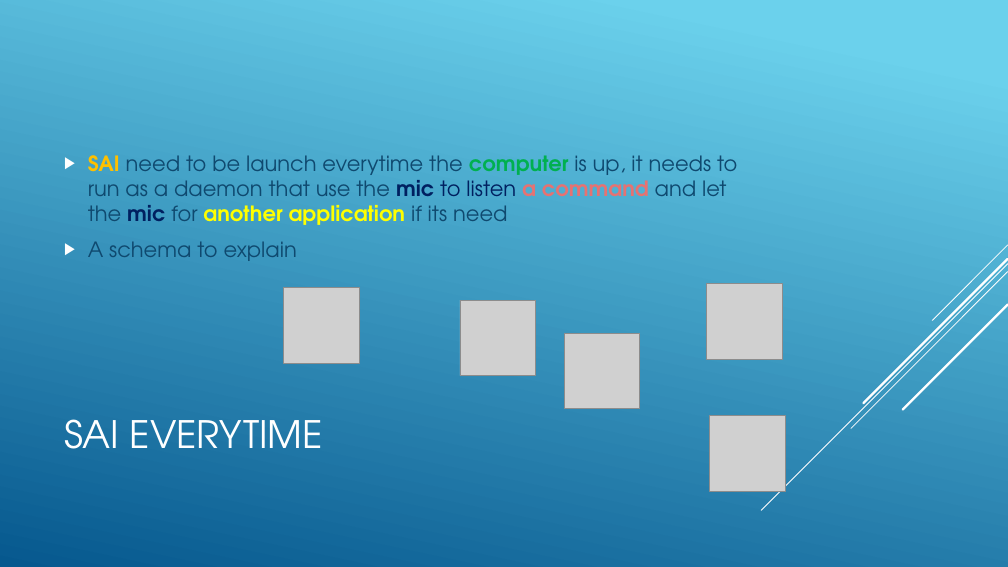
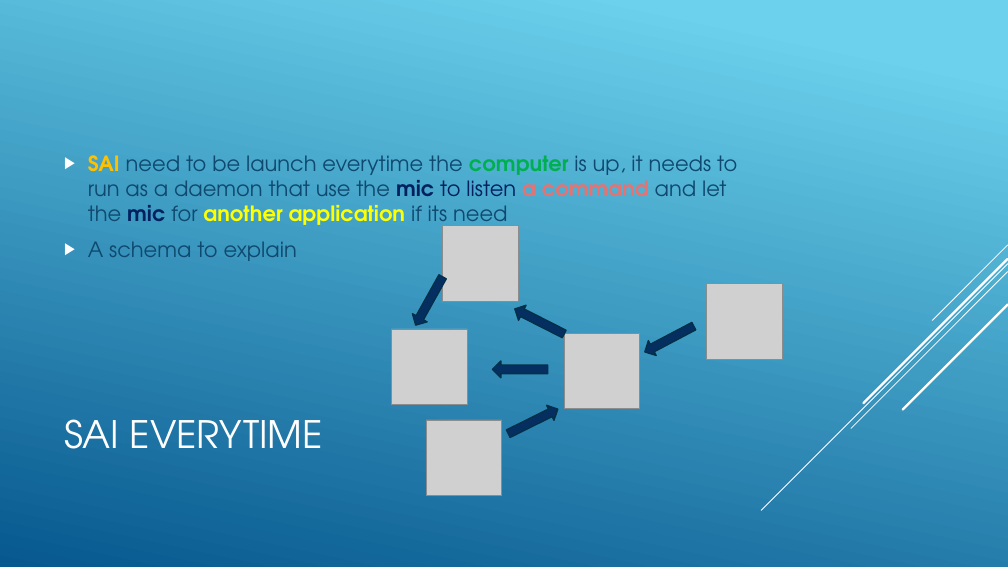
Before and after one commit to jnguyen1192/SIA, a slide deck: slide 10 of SAI_presentation.pptx. Drawn at 1008x567 pixels with LibreOffice and Linux fonts; fonts in the diff are those of the drawing; grey boxes stand for pictures. Boxes give left, top, right and bottom in pixels: in the first picture for what was removed or moved away, otherwise in the second. Text is boxed around its words. In the diff, an @@ line names an element or a change of style, - is before the commit and + after.

Commit message:
#12 Arrows added for robust SAI on issues slides

```diff
--- a/SAI_presentation.pptx
+++ b/SAI_presentation.pptx
@@ picture: place and size @@
-picture at (461,300,536,376)
+picture at (443,225,519,301)
@@ down arrow added at (409,272,450,329), fill #052F61, outline #043148 1.25 pt @@
@@ picture: place and size @@
-picture at (284,288,359,364)
+picture at (392,329,467,405)
@@ down arrow added at (511,302,568,342), fill #052F61, outline #043148 1.25 pt @@
@@ down arrow added at (641,319,698,359), fill #052F61, outline #043148 1.25 pt @@
@@ down arrow added at (493,361,548,378), fill #052F61, outline #043148 1.25 pt @@
@@ down arrow added at (505,402,562,441), fill #052F61, outline #043148 1.25 pt @@
@@ picture: place and size @@
-picture at (710,415,786,491)
+picture at (426,420,502,496)
```
